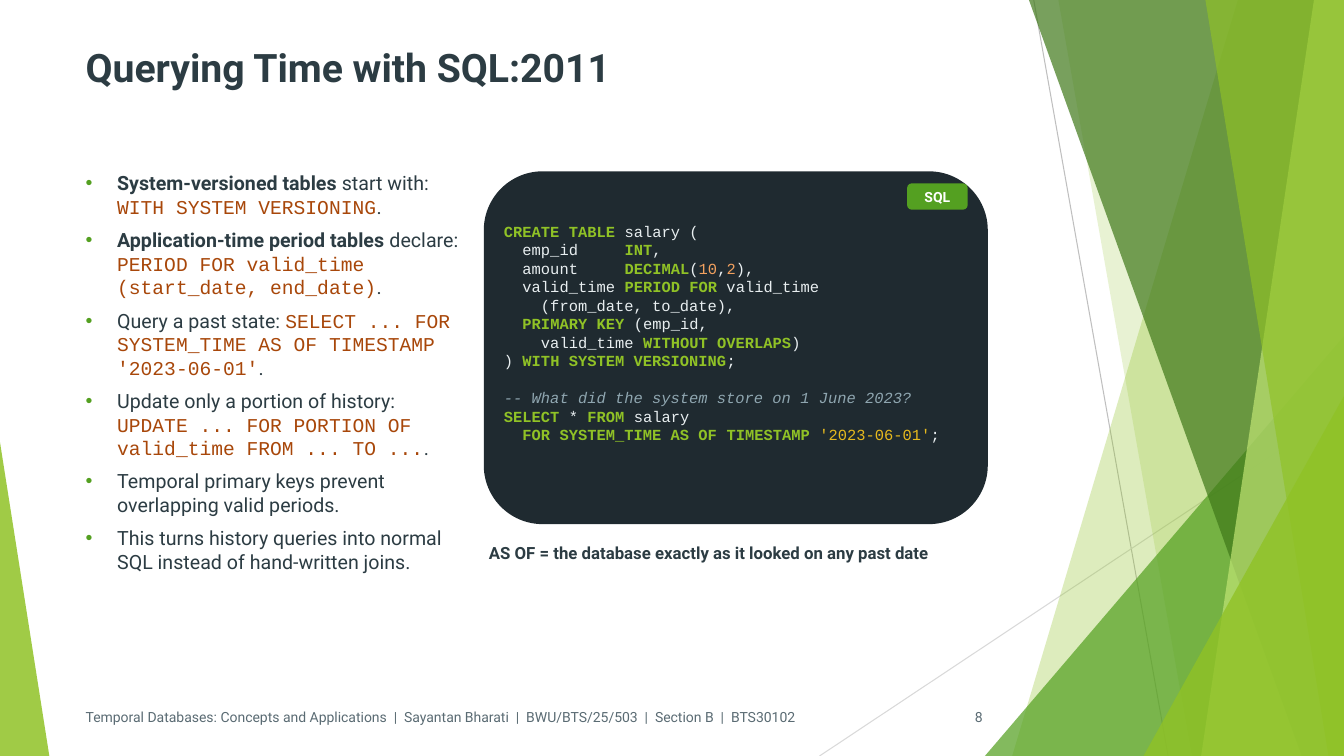
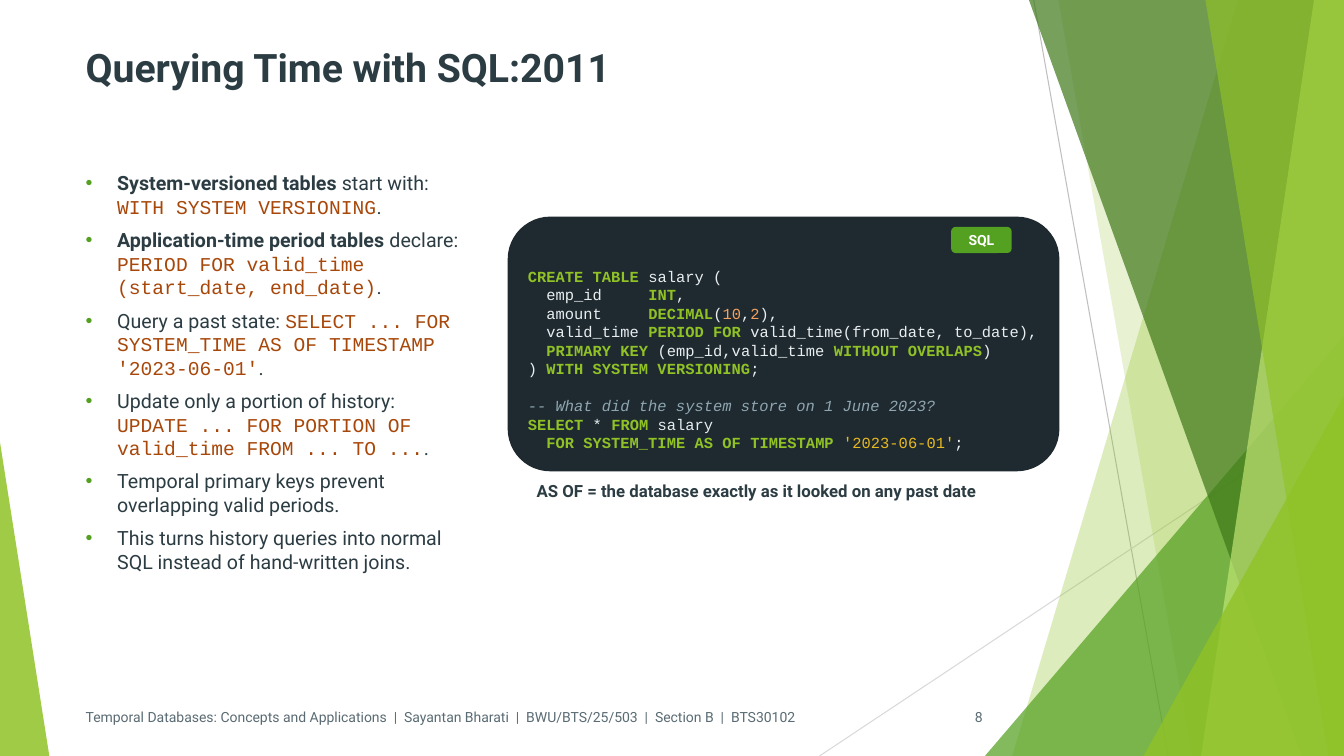
Before and after one commit to Sayantan-B-dev/SM_BtechSyllabusBWU, a slide deck: slide 8 of 3rdSem/Assignments/pptx/dbms/PPT_BTS30102_DBMS_Sayantan_Bharati.pptx. Drawn at 1344x756 pixels with LibreOffice and Linux fonts; fonts in the diff are those of the drawing. Boxes give left, top, right and bottom in pixels: in the first picture for what was removed or moved away, otherwise in the second. Text is boxed around its words. In the diff, an @@ line names an element or a change of style, - is before the commit and + after.

```diff
--- a/3rdSem/Assignments/pptx/dbms/PPT_BTS30102_DBMS_Sayantan_Bharati.pptx
+++ b/3rdSem/Assignments/pptx/dbms/PPT_BTS30102_DBMS_Sayantan_Bharati.pptx
@@ rounded rectangle resized from (x1=484, y1=171, x2=988, y2=524) to (x1=508, y1=217, x2=1060, y2=472) @@
@@ rounded rectangle "SQL" moved from (x1=907, y1=184, x2=968, y2=210) to (x1=952, y1=227, x2=1012, y2=253) @@
@@ text "CREATE TABLE salary (" moved from (x1=504, y1=226, x2=940, y2=443) to (x1=528, y1=271, x2=1037, y2=451) @@
@@ text at (x1=546, y1=326, x2=1037, y2=359): text changed @@
-valid_time PERIOD FOR valid_time
-(from_date, to_date),
-PRIMARY KEY (emp_id,
-valid_time WITHOUT OVERLAPS)
+valid_time PERIOD FOR valid_time(from_date, to_date),
+PRIMARY KEY (emp_id,valid_time WITHOUT OVERLAPS)
@@ text "AS OF = the database ..." moved from (x1=489, y1=546, x2=928, y2=563) to (x1=537, y1=484, x2=976, y2=501) @@
```
Also in this commit, not shown: 9 other slides changed, 1 other file.
